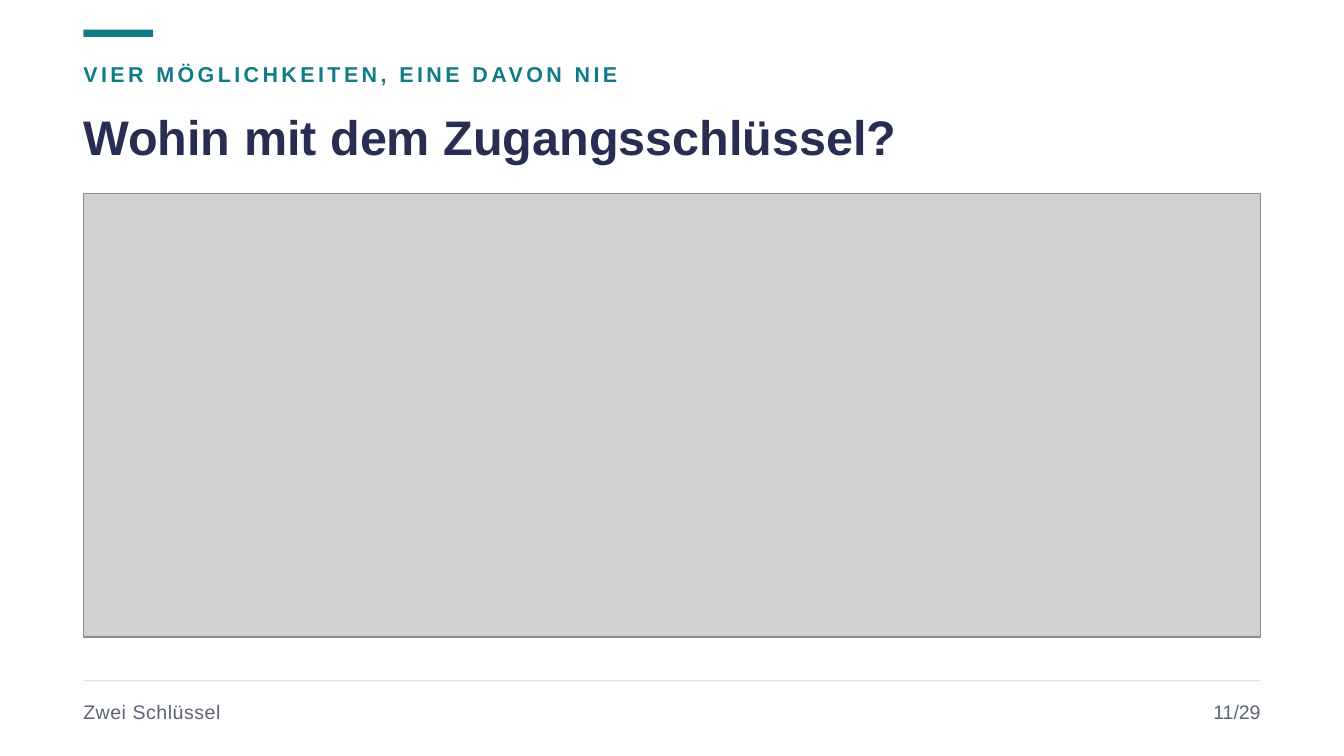
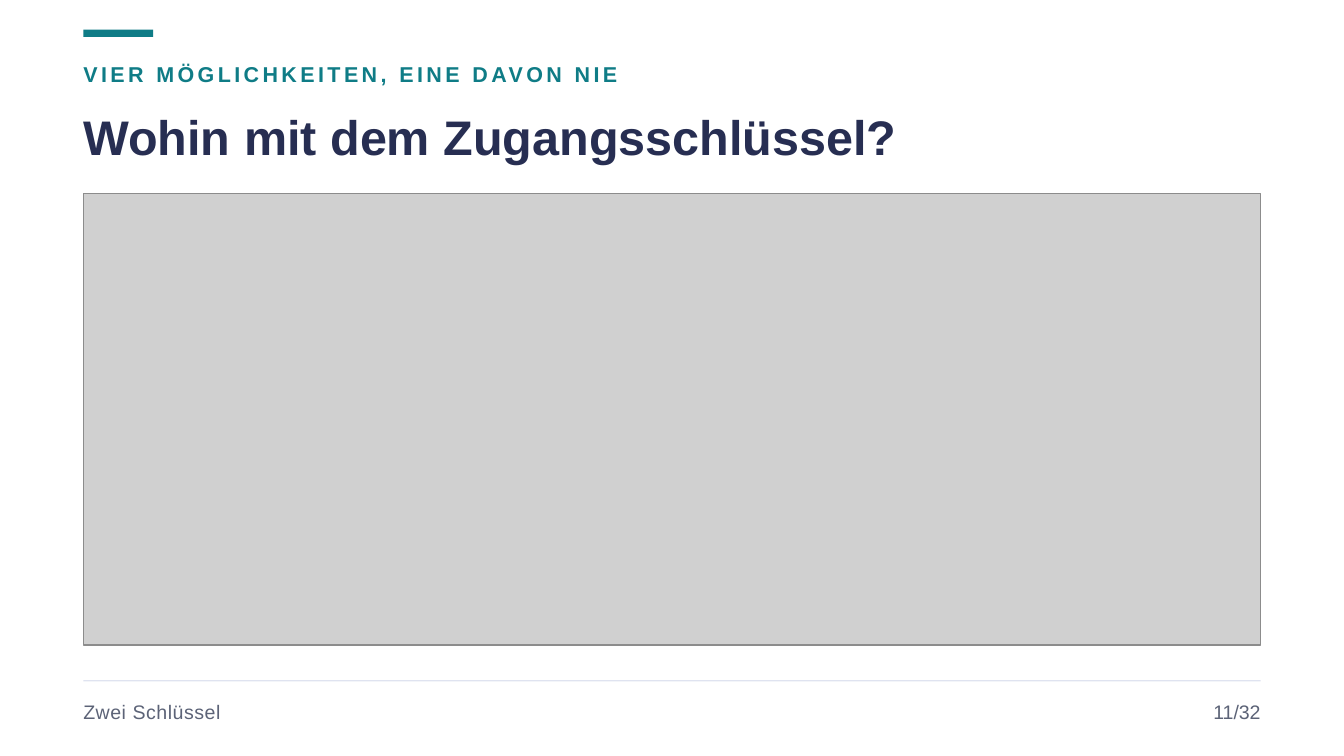
Before and after one commit to JacobMenge/kurs-unterlagen, a slide deck: slide 14 of folien/19-terraform-lokal.pptx. Drawn at 1344x756 pixels with LibreOffice and Linux fonts; fonts in the diff are those of the drawing; grey boxes stand for pictures. Boxes give left, top, right and bottom in pixels: in the first picture for what was removed or moved away, otherwise in the second. Text is boxed around its words. In the diff, an @@ line names an element or a change of style, - is before the commit and + after.

```diff
--- a/folien/19-terraform-lokal.pptx
+++ b/folien/19-terraform-lokal.pptx
@@ picture: place and size @@
-picture at (83, 194, 1261, 637)
+picture at (83, 194, 1261, 645)
@@ text at (1213, 705, 1260, 719): text changed @@
-11/29
+11/32
```
Also in this commit, not shown: 28 other slides changed, 3 slides added, 2 other files.
